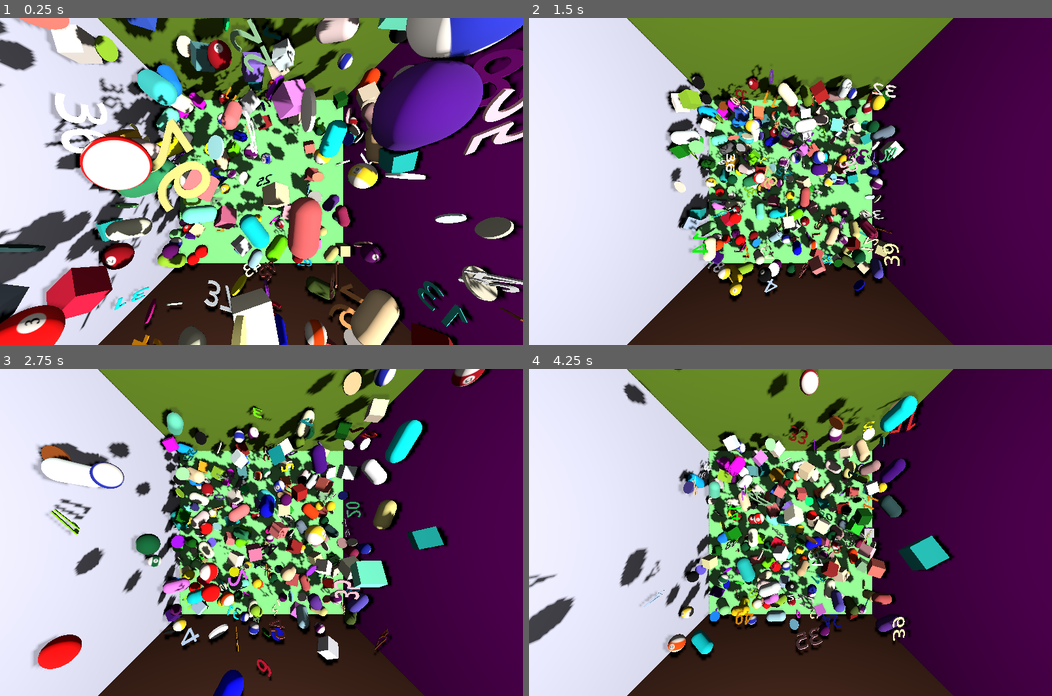
Above: before the commit, frames 1-4 (two rows, left to right).
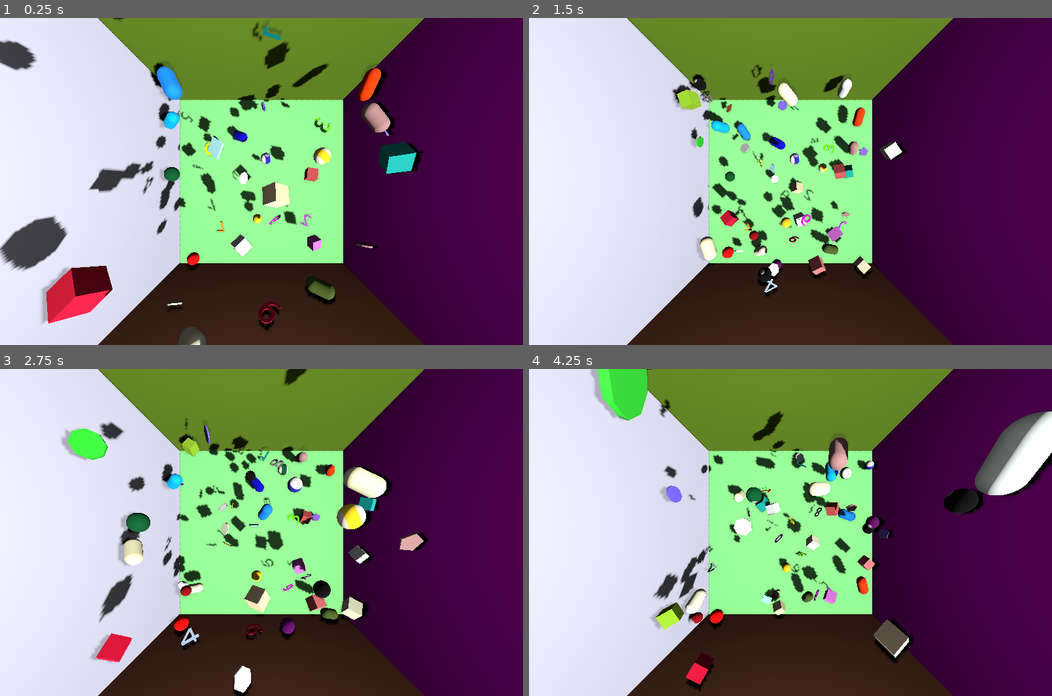
Above: after the commit, the same moments.

Repository: kasworld/gd4bounce
Game: Godot game, scene res://main.tscn
The game is run twice, just before and just after one commit, with the same random seed, the same clock (stepped at 60 frames per second) and the same inputs.
Inputs (mouse positions are in pixels of both pictures, inside the frame that each line leads up to):
- Up to frame 1 (0.25 s): no input
- Up to frame 2 (1.5 s): tap Enter at 0.5 s; move the mouse to (905, 165) at 0.52 s; click (905, 165) at 0.67 s; move the mouse to (685, 197) at 1.27 s; click (685, 197) at 1.42 s
- Up to frame 3 (2.75 s): move the mouse to (313, 460) at 2.02 s; click (313, 460) at 2.17 s
- Up to frame 4 (4.25 s): move the mouse to (764, 597) at 2.77 s; click (764, 597) at 2.92 s; move the mouse to (947, 581) at 3.52 s; click (947, 581) at 3.67 s

The runs differ from the first frame. In frame 1, 46% of the frame differs, in the area x 0-100%, y 0-100%; in frame 2, 17%; in frame 3, 30%; in frame 4, 28%.

Commit message:
custom coin

Diff:
--- a/coin.gd
+++ b/coin.gd
@@ -2,6 +2,11 @@
 
 class_name Coin
 
+func init(n :int) -> Coin:
+	$MeshInstance3D.mesh.radial_segments = n
+	return self
+
+
 func _ready() -> void:
 	var co = NamedColorList.color_list.pick_random()[0]
 	$MeshInstance3D.mesh.material.albedo_color = co #Color(co, 0.5)
--- a/dice.gd
+++ b/dice.gd
@@ -2,6 +2,7 @@
 
 class_name Dice
 
+
 func _ready() -> void:
 	var co = NamedColorList.color_list.pick_random()[0]
 	$MeshInstance3D.mesh.material.albedo_color = co #Color(co, 0.5)
--- a/main.gd
+++ b/main.gd
@@ -1,23 +1,24 @@
 extends Node3D
 
 func _ready() -> void:
-	for i in 50:
+	var n = 10
+	for i in n:
 		var b = add_ball()
 		add_child(b)
 
-	for i in 50:
+	for i in n:
 		var b = add_capsule()
 		add_child(b)
 
-	for i in 50:
-		var b = add_coin()
+	for i in n:
+		var b = add_coin( i % 8 +4 )
 		add_child(b)
 
-	for i in 50:
+	for i in n:
 		var b = add_dice()
 		add_child(b)
 
-	for i in 50:
+	for i in n:
 		var b = add_char("%s" % i)
 		add_child(b)
 
@@ -34,8 +35,8 @@
 	rtn.rotation = Vector3(randf_range(-PI,PI),randf_range(-PI,PI),randf_range(-PI,PI))
 	return rtn
 
-func add_coin() -> Coin:
-	var rtn = preload("res://coin.tscn").instantiate()
+func add_coin(n :int) -> Coin:
+	var rtn = preload("res://coin.tscn").instantiate().init(n)
 	rtn.position = Vector3(randf_range(-9,9),randf_range(-8,9),randf_range(-9,9))
 	rtn.rotation = Vector3(randf_range(-PI,PI),randf_range(-PI,PI),randf_range(-PI,PI))
 	return rtn
